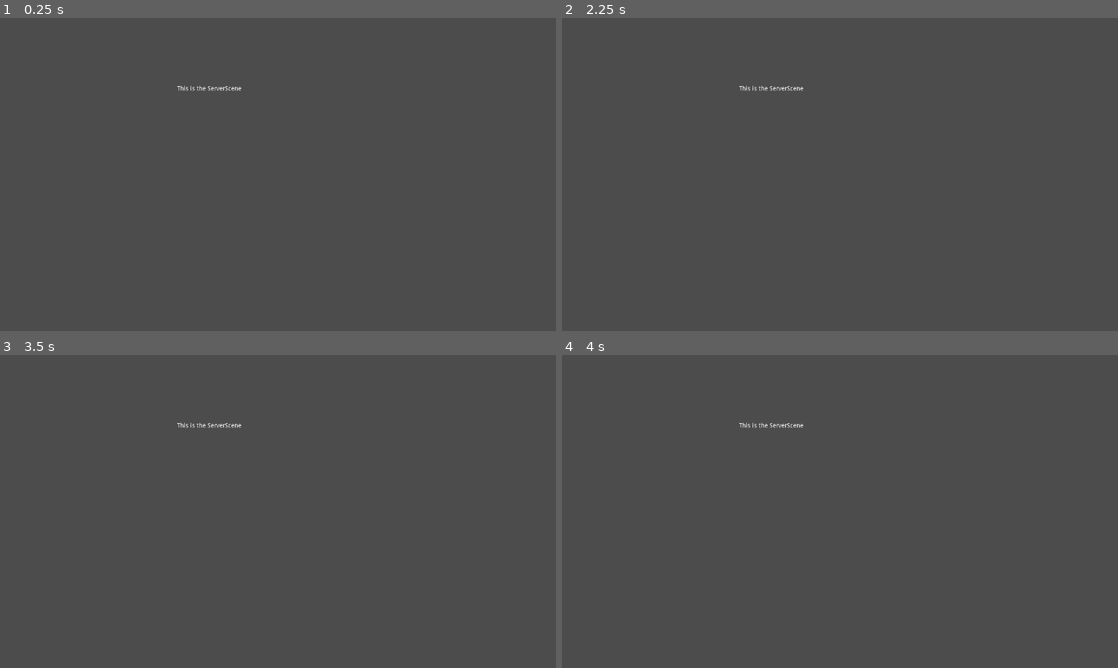
Above: before the commit, frames 1-4 (two rows, left to right).
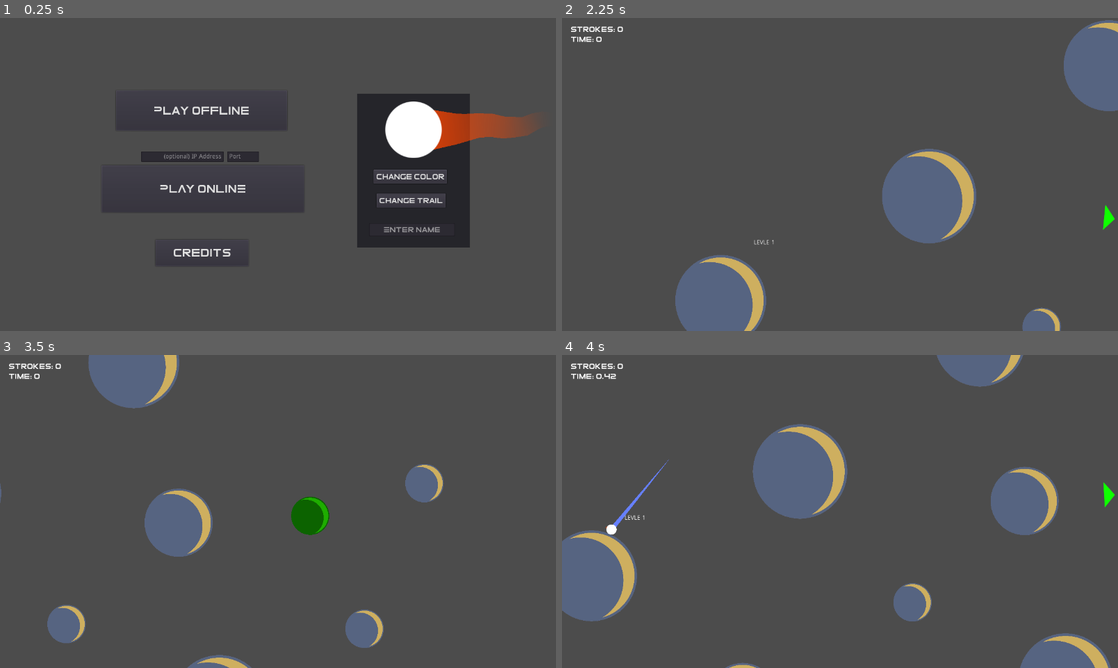
Above: after the commit, the same moments.

Repository: Athakaspen/SpaceGolf
Game: Godot game, scene res://Scenes/MyNetworking/InitScene.tscn
Same seed, same stepped clock (60 frames per second), same inputs: the game is played once before the commit and once after it. The engine's default icon, where the game draws it, is replaced by a stand-in: a white triangle on a blue panel in a dark square.
Inputs (mouse positions are in pixels of both pictures, inside the frame that each line leads up to):
- Up to frame 1 (0.25 s): no input
- Up to frame 2 (2.25 s): click (762, 190) at 0.5 s, where only the run after the commit has a clickable "PLAY ONLINE"; click (623, 305) at 1.25 s, where only the run after the commit has a clickable "back"; click (762, 111) at 2 s, where only the run after the commit has a clickable "Play Offline"
- Up to frame 3 (3.5 s): tap Enter (ui_accept) at 2.75, 3.02 s; move the mouse to (400, 495) at 2.77 s; hold Right (ui_right) from 2.78 s (still down); tap Space (fire) at 2.85 s
- Up to frame 4 (4 s): move the mouse to (728, 527) at 3.52 s; release Right (ui_right) at 3.53 s; hold Down (ui_down) from 3.53 s (still down); tap Space (fire) at 3.6 s; tap Enter (ui_accept) at 3.77 s

The runs differ from the first frame. In frame 1, 11% of the frame differs, in the area x 25-97%, y 21-77%; in frame 2, 10%; in frame 3, 7.6%; in frame 4, 13%, in the area x 0-100%, y 0-100%.

Commit message:
finishing touches

Diff:
--- a/LevelObjects/OffscreenMarker.tscn
+++ b/LevelObjects/OffscreenMarker.tscn
@@ -37,10 +37,12 @@
 script = SubResource( 1 )
 
 [node name="Arrow" type="Sprite" parent="."]
+scale = Vector2( 0.408, 0.953 )
 texture = ExtResource( 1 )
 offset = Vector2( -48, 0 )
 
 [node name="Icon" type="Sprite" parent="Arrow"]
+visible = false
 position = Vector2( -60, 1 )
 scale = Vector2( 0.46875, 0.46875 )
 texture = ExtResource( 2 )
--- a/Scenes/Holes/Hole3.tscn
+++ b/Scenes/Holes/Hole3.tscn
@@ -74,7 +74,7 @@
 grav = 800.0
 
 [node name="CameraPos" type="Camera2D" parent="."]
-position = Vector2( 507, 1492 )
+position = Vector2( 524, 1594 )
 
 [node name="Label" type="Label" parent="."]
 margin_left = 1767.0
--- a/Scenes/Level1.tscn
+++ /dev/null
@@ -1,45 +0,0 @@
-[gd_scene load_steps=5 format=2]
-
-[ext_resource path="res://LevelObjects/Goal.tscn" type="PackedScene" id=1]
-[ext_resource path="res://LevelObjects/Ball.tscn" type="PackedScene" id=2]
-[ext_resource path="res://LevelObjects/Planet_Static.tscn" type="PackedScene" id=3]
-[ext_resource path="res://Sprites/1.png" type="Texture" id=4]
-
-[node name="Node2D" type="Node2D"]
-
-[node name="1" type="Sprite" parent="."]
-position = Vector2( 541, 372 )
-texture = ExtResource( 4 )
-
-[node name="PlanetHolder" type="Node2D" parent="."]
-
-[node name="Planet_Static" parent="PlanetHolder" instance=ExtResource( 3 )]
-position = Vector2( 142, 330 )
-density = 1.5
-radius = 104.0
-falloff = 0.012
-
-[node name="Planet_Static2" parent="PlanetHolder" instance=ExtResource( 3 )]
-position = Vector2( 344, 478 )
-density = 1.5
-radius = 78.0
-falloff = 0.012
-
-[node name="Planet_Static3" parent="PlanetHolder" instance=ExtResource( 3 )]
-position = Vector2( 606, 117 )
-density = 1.5
-radius = 108.0
-falloff = 0.012
-
-[node name="Planet_Static4" parent="PlanetHolder" instance=ExtResource( 3 )]
-position = Vector2( 881, 391 )
-density = 7.0
-radius = 44.0
-falloff = 0.03
-
-[node name="Goal" parent="PlanetHolder" instance=ExtResource( 1 )]
-position = Vector2( 913, 563 )
-grav = 800
-
-[node name="Ball" parent="." instance=ExtResource( 2 )]
-position = Vector2( 196, 214 )
--- a/Scenes/Level2.tscn
+++ /dev/null
@@ -1,47 +0,0 @@
-[gd_scene load_steps=5 format=2]
-
-[ext_resource path="res://LevelObjects/Ball.tscn" type="PackedScene" id=1]
-[ext_resource path="res://Sprites/2.png" type="Texture" id=2]
-[ext_resource path="res://LevelObjects/Planet_Static.tscn" type="PackedScene" id=3]
-[ext_resource path="res://LevelObjects/Goal.tscn" type="PackedScene" id=4]
-
-[node name="Node2D" type="Node2D"]
-
-[node name="2" type="Sprite" parent="."]
-position = Vector2( 245, 161 )
-texture = ExtResource( 2 )
-
-[node name="PlanetHolder" type="Node2D" parent="."]
-
-[node name="Planet_Static" parent="PlanetHolder" instance=ExtResource( 3 )]
-position = Vector2( 798, 439 )
-falloff = 0.012
-
-[node name="Planet_Static2" parent="PlanetHolder" instance=ExtResource( 3 )]
-position = Vector2( 354, 474 )
-radius = 120.0
-falloff = 0.012
-
-[node name="Planet_Static3" parent="PlanetHolder" instance=ExtResource( 3 )]
-position = Vector2( 562, 141 )
-falloff = 0.012
-
-[node name="Planet_Static4" parent="PlanetHolder" instance=ExtResource( 3 )]
-position = Vector2( 818, 121 )
-density = 7.0
-radius = 44.0
-falloff = 0.028
-
-[node name="Planet_Static5" parent="PlanetHolder" instance=ExtResource( 3 )]
-position = Vector2( 36, -1 )
-density = 0.3
-radius = 150.0
-
-[node name="Goal" parent="PlanetHolder" instance=ExtResource( 4 )]
-position = Vector2( 133, 312 )
-scale = Vector2( 0.6, 0.6 )
-falloff = 0.026
-grav = 700.0
-
-[node name="Ball" parent="." instance=ExtResource( 1 )]
-position = Vector2( 883, 37 )
--- a/Scenes/MainMenu.tscn
+++ b/Scenes/MainMenu.tscn
@@ -7,7 +7,7 @@
 [ext_resource path="res://Fonts/DefaultTheme16.tres" type="Theme" id=5]
 
 [sub_resource type="Curve" id=1]
-_data = [ Vector2( 0, 1 ), 0.0, 0.0, 0, 0, Vector2( 0.483766, 0.554545 ), -0.228571, -0.228571, 0, 0, Vector2( 1, 0.0090909 ), -3.2, 0.0, 0, 0 ]
+_data = [ Vector2( 0, 1 ), 0.0, 0.0, 0, 0, Vector2( 0.483766, 0.554545 ), -0.228571, -0.228571, 0, 0, Vector2( 1, 0.309091 ), -0.684445, 0.0, 0, 0 ]
 
 [node name="MainMenu" type="Control"]
 script = ExtResource( 1 )
@@ -76,7 +76,7 @@
 
 [node name="Trail" type="Line2D" parent="PlayerInfo"]
 position = Vector2( 48, 13 )
-points = PoolVector2Array( 81, 71, 132, 73, 178, 68, 234, 63, 290, 69, 334, 57, 383, 48 )
+points = PoolVector2Array( 81, 71, 129, 70, 178, 68, 203, 65, 232, 60, 262, 60, 290, 65, 315, 64, 339, 62, 361, 51, 380, 46, 403, 46 )
 width = 100.0
 width_curve = SubResource( 1 )
 gradient = ExtResource( 3 )
--- a/Scenes/MyNetworking/LobbyList.tscn
+++ b/Scenes/MyNetworking/LobbyList.tscn
@@ -76,6 +76,7 @@
 text = "back"
 
 [node name="NoLobbies" type="Label" parent="."]
+visible = false
 margin_left = 552.0
 margin_top = 61.0
 margin_right = 752.0
--- a/Scripts/MyNetworking/NetworkManager.gd
+++ b/Scripts/MyNetworking/NetworkManager.gd
@@ -3,11 +3,11 @@
 const VERSION_NUM = "0.1.5"
 
 # How I ran as a server on GCP:  nohup ./Godot_v3.2.1-stable_linux_server.64 --main-pack SquaresClub.pck --network_connection_type=server &
-const DEFAULT_IP = '127.0.0.1'
-#const DEFAULT_IP = '3.15.188.170'
+#const DEFAULT_IP = '127.0.0.1'
+const DEFAULT_IP = '3.15.188.170'
 const DEFAULT_PORT = 24601
 const DEFAULT_MAX_PLAYERS = 64
-const DEFAULT_CONNECTION_TYPE = "server"
+const DEFAULT_CONNECTION_TYPE = "client"
 const SERVER_ID = 1
 
 var isConnected = false
Binary file removed: Sprites/1.png
Not shown, removed: Sprites/1.png.import
Binary file removed: Sprites/2.png
Not shown, removed: Sprites/2.png.import
